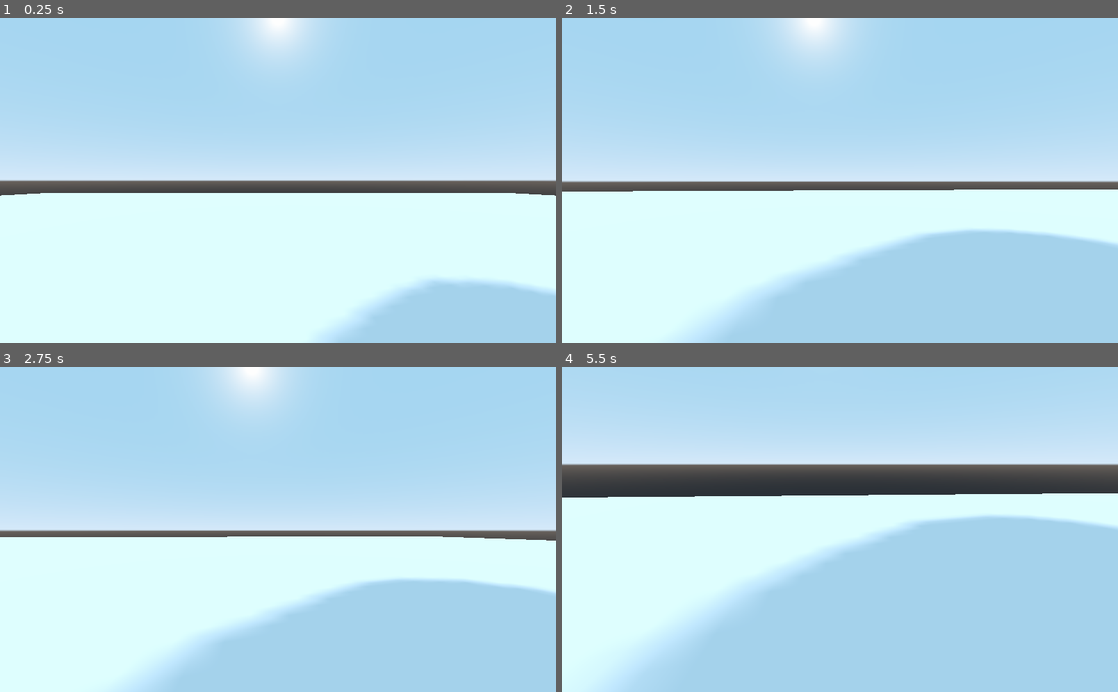
Above: before the commit, frames 1-4 (two rows, left to right).
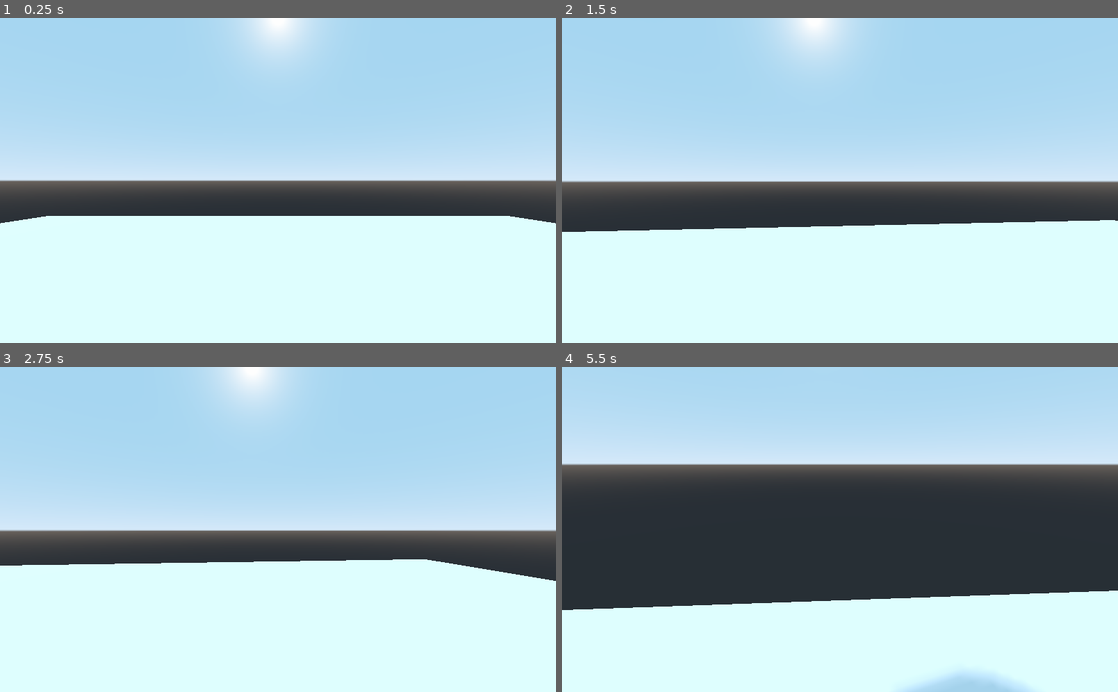
Above: after the commit, the same moments.

Repository: nwallenfang/ludum-dare-51
Game: Godot game, scene res://Prototyping/Test.tscn
Same seed, same stepped clock (60 frames per second), same inputs: the game is played once before the commit and once after it. The project has no main scene, so this scene is started directly.
Inputs (mouse positions are in pixels of both pictures, inside the frame that each line leads up to):
- Up to frame 1 (0.25 s): no input
- Up to frame 2 (1.5 s): move the mouse to (867, 180) at 0.52 s; hold Up (ui_up) 0.53-1.28 s; hold Alt (change_mouse_input) 0.53-1.28 s; tap Space (jump) at 0.77 s; move the mouse to (728, 196) at 1.27 s; hold Down (ui_down) from 1.28 s (still down); tap Shift (sprint) at 1.35 s
- Up to frame 3 (2.75 s): tap Space (jump) at 1.52 s; move the mouse to (333, 458) at 2.02 s; release Down (ui_down) at 2.03 s; hold Right (ui_right) from 2.03 s (still down); hold Alt (change_mouse_input) from 2.03 s (still down)
- Up to frame 4 (5.5 s): move the mouse to (834, 536) at 2.77 s; release Right (ui_right) at 2.78 s; release Alt (change_mouse_input) at 2.78 s; hold Up (ui_up) 2.78-4.28 s; tap Shift (sprint) at 2.85, 4.35 s; tap Space (jump) at 3.02, 3.77, 4.52 s; move the mouse to (878, 532) at 3.52 s; hold Alt (change_mouse_input) 3.53-4.28 s; move the mouse to (673, 480) at 4.27 s; hold Left (ui_left) 4.28-5.03 s; move the mouse to (867, 529) at 5.02 s; hold Down (ui_down) from 5.03 s (still down); hold Alt (change_mouse_input) from 5.03 s (still down)

The runs differ from the first frame. In frame 1, 14% of the frame differs, in the area x 0-100%, y 53-100%; in frame 2, 31%; in frame 3, 28%; in frame 4, 56%, in the area x 0-100%, y 38-100%.

Commit message:
Fixed camera

Diff:
--- a/Objects/Player/Player.tscn
+++ b/Logic/Player/Player.tscn
@@ -1,15 +1,15 @@
 [gd_scene load_steps=6 format=2]
 
-[ext_resource path="res://Logic/Player/Sprint.gd" type="Script" id=1]
-[ext_resource path="res://Logic/Player/Player.gd" type="Script" id=2]
-[ext_resource path="res://Objects/Player/Head.tscn" type="PackedScene" id=3]
+[ext_resource path="res://Logic/Player/Player.gd" type="Script" id=1]
+[ext_resource path="res://Logic/Player/Head.tscn" type="PackedScene" id=2]
+[ext_resource path="res://Logic/Player/Sprint.gd" type="Script" id=3]
 
 [sub_resource type="CapsuleMesh" id=1]
 
 [sub_resource type="CapsuleShape" id=2]
 
 [node name="KinematicBody" type="KinematicBody"]
-script = ExtResource( 2 )
+script = ExtResource( 1 )
 
 [node name="MeshInstance" type="MeshInstance" parent="."]
 transform = Transform( 1, 0, 0, 0, -4.37114e-08, -1, 0, 1, -4.37114e-08, 0, 1, 0 )
@@ -19,7 +19,8 @@
 transform = Transform( 1, 0, 0, 0, -4.37114e-08, -1, 0, 1, -4.37114e-08, 0, 1, 0 )
 shape = SubResource( 2 )
 
-[node name="Head" parent="." instance=ExtResource( 3 )]
+[node name="Head" parent="." instance=ExtResource( 2 )]
+transform = Transform( 1, 0, 0, 0, 1, 0, 0, 0, 1, 0, 2, 0 )
 
 [node name="Sprint" type="Node" parent="."]
-script = ExtResource( 1 )
+script = ExtResource( 3 )
--- a/Prototyping/Test.tscn
+++ b/Prototyping/Test.tscn
@@ -1,6 +1,6 @@
 [gd_scene load_steps=4 format=2]
 
-[ext_resource path="res://Objects/Player/Player.tscn" type="PackedScene" id=1]
+[ext_resource path="res://Logic/Player/Player.tscn" type="PackedScene" id=1]
 
 [sub_resource type="CubeMesh" id=1]
 
--- a/project.godot
+++ b/project.godot
@@ -22,10 +22,6 @@
 
 config/name="Ludum Dare 51"
 config/icon="res://icon.png"
-
-[autoload]
-
-Game="*res://Logic/Game.tscn"
 
 [gui]
 
Renamed: Objects/Player/Head.tscn -> Logic/Player/Head.tscn
